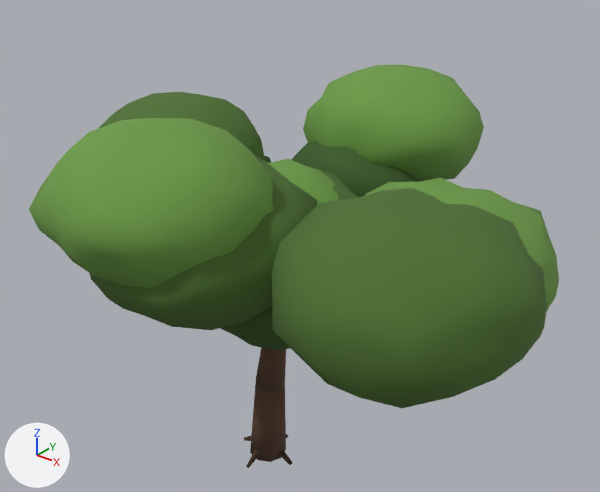
Renders of the glTF model assets/models/tree_green.glb from each side of a commit.
Both versions are drawn from a 50 mm camera at (7.21, -8.16, 8.97) aimed at (0.37, 0.38, 3.67). The lights are fixed; the arrows at lower left show +X, +Y and +Z. The older version comes first. Mesh edges are drawn as thin lines on the coarser meshes.

The first picture shows 'geometry_0'.
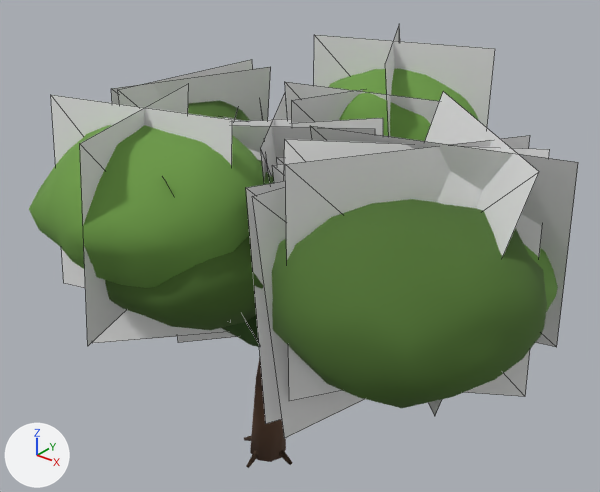
Commit message: 更新模型：cloud.glb、tree_green.glb、tree_green2.glb、foam.glb

What differs and where, as boxes [x1, y1, x2, y2] in the pictures (600 x 492 px):
'geometry_1', added
    after: [51, 24, 578, 438]

What the commit changed:
Material 'alpha_leaf' (mat_alpha_leaf) is new.
Its base color is (0.8, 0.8, 0.8) (white #e7e7e7).
Its roughness is 0.95.
Mesh me_geometry_1 is new.
It has 96 vertices, 48 faces and spans x -2.21..4.46, y -3.33..3.81, z 2.61..6.3.
It uses material mat_alpha_leaf (its picture is missing).
Object 'geometry_1' (ob_geometry_1) is new; it shows me_geometry_1.
Its location is (0.0, 0.0, 0.0).
